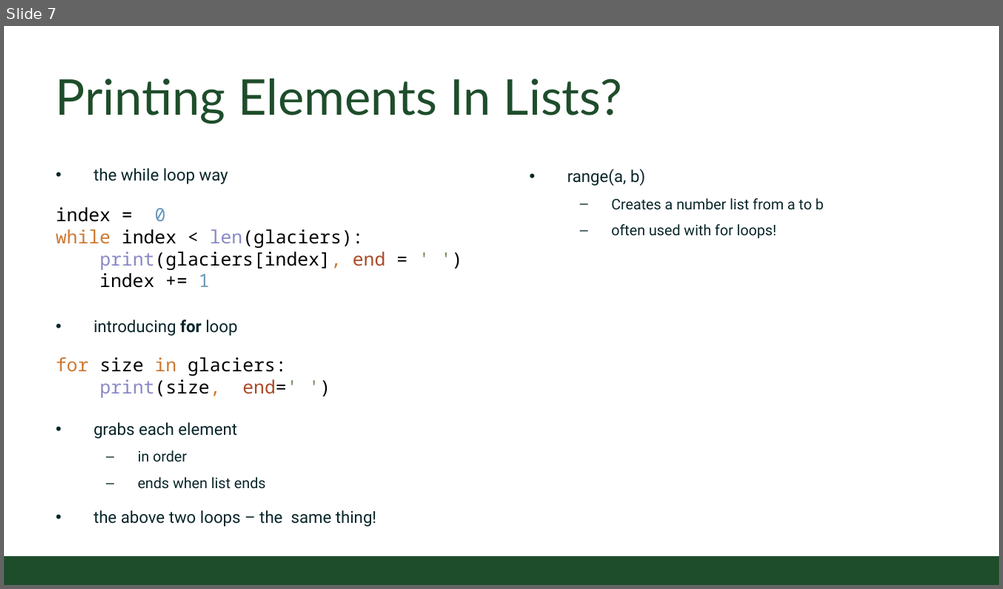
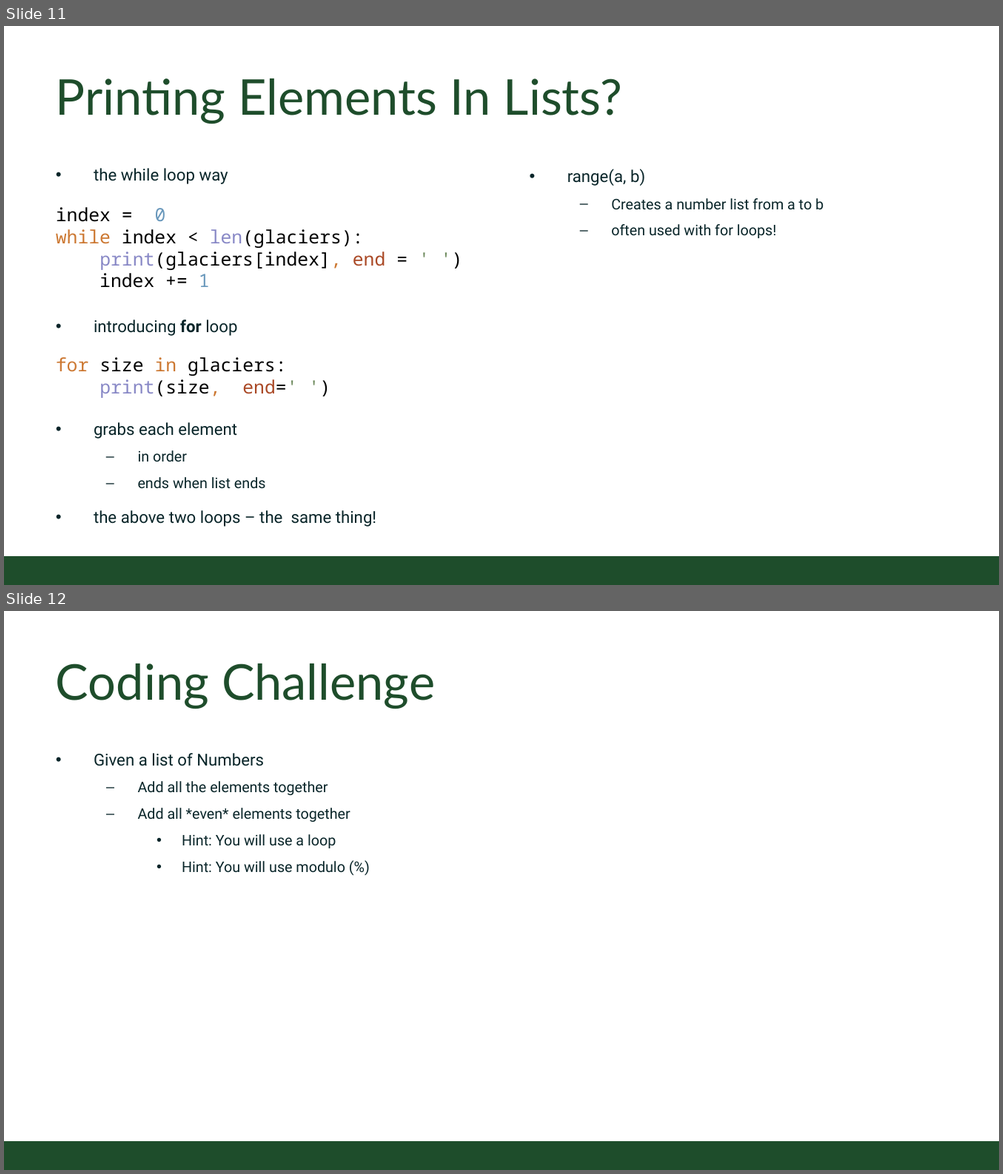
Before and after one commit to CSU-CS150B/handouts, a slide deck: Slides/On-Campus/06_01_ListsAndLoops.pptx. Shown one above the other, each under a label of ours: slide 7 before the commit, slides 11 and 12 after it. The pictures are 1003x589 and 1003x1174 pixels, drawn with LibreOffice and Linux fonts; fonts in the diff are those of the drawing; background and template pictures are left out. Boxes give left, top, right and bottom in pixels: in the first picture for what was removed or moved away, otherwise in the second. Text is boxed around its words. In the diff, an @@ line names an element or a change of style, - is before the commit and + after.

```diff
--- a/Slides/On-Campus/06_01_ListsAndLoops.pptx
+++ b/Slides/On-Campus/06_01_ListsAndLoops.pptx
@@ slide 12 added at box(4, 611, 999, 1170), background #FFFFFF; not listed: 1 template element that a slide beside it also shows @@
@@ title added at box(56, 664, 435, 709), 54 pt, text #1E4D2B @@
+Coding Challenge
@@ text added at box(94, 753, 350, 873), 16 pt, text #092529 @@
+• Given a list of Numbers
+  – Add all the elements together
+  – Add all *even* elements together
+    • Hint: You will use a loop
+    • Hint: You will use modulo (%)
@@ what was slide 7 is now slide 11 @@
```
Also in this commit, not shown: 3 slides changed, 4 other slides added.
